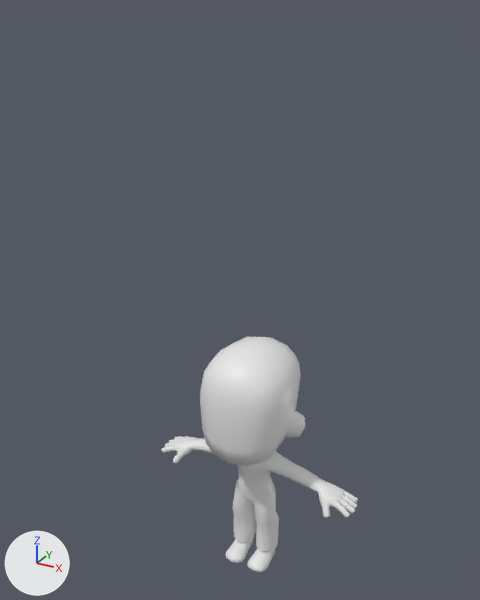
Renders of the Blender file Assets/Arts/Model/Character/Character.blend from each side of a commit.
Rendered twice from a 50 mm lens placed at (1.7, -3.28, 3.62), pointed at (-0.13, 0.05, 1.95). Lighting does not change. The marker at lower left points along +X, +Y and +Z.

The scene before the commit, as lines of its bpy script (objects in view):
```python
me_body = bpy.data.meshes.new('body')
me_body.from_pydata(...)  # 1632 vertices, 1698 faces; spans x -0.73..0.73, y -0.35..0.34, z 0.0..1.71
me_body.materials.append(mat_mini_simple_toon)  # white #e7e7e7
me_shorts1 = bpy.data.meshes.new('shorts1')
me_shorts1.from_pydata(...)  # 161 vertices, 156 faces; spans x -0.172..0.172, y -0.069..0.133, z 0.095..0.592
me_shorts1.materials.append(mat_mini_simple_toon)  # white #e7e7e7
ob_body = bpy.data.objects.new('body', me_body)
ob_body.location = (0.0, 0.0, 0.0)
ob_shorts = bpy.data.objects.new('shorts', me_shorts1)
ob_shorts.location = (0.0, 0.0, 0.0)
```
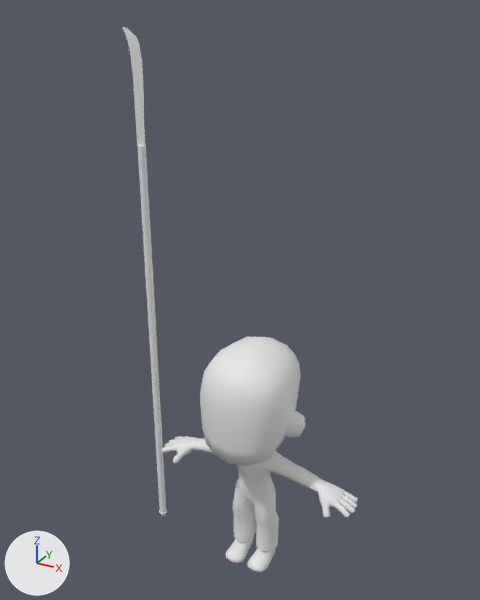
The newer file is also turned or shifted as a whole; pictures and numbers use the older file's frame.

Edits to the scene script, one JSON object a line:
```json
{"op": "add", "block": "me_mesh", "code": ["me_mesh = bpy.data.meshes.new('Mesh')", "me_mesh.from_pydata(...)  # 301 vertices, 299 faces; spans x -0.86..-0.75, y -0.03..0.03, z 0.01..3.52"]}
{"op": "add", "block": "ob_naginata", "code": ["ob_naginata = bpy.data.objects.new('Naginata', me_mesh)", "ob_naginata.location = (0.0, 0.0, 0.0)"]}
```

What differs and where, as boxes (x1, y1, x2, y2) in the pictures (480 x 600 px):
```json
{"object": "Naginata", "change": "added", "after": [122, 27, 167, 516]}
```
